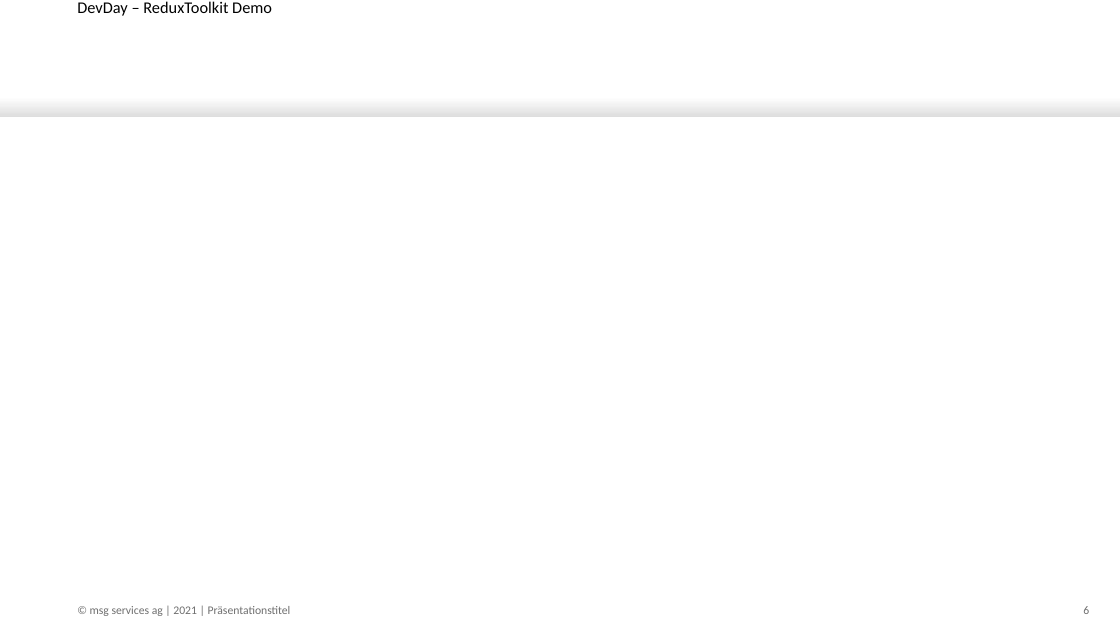
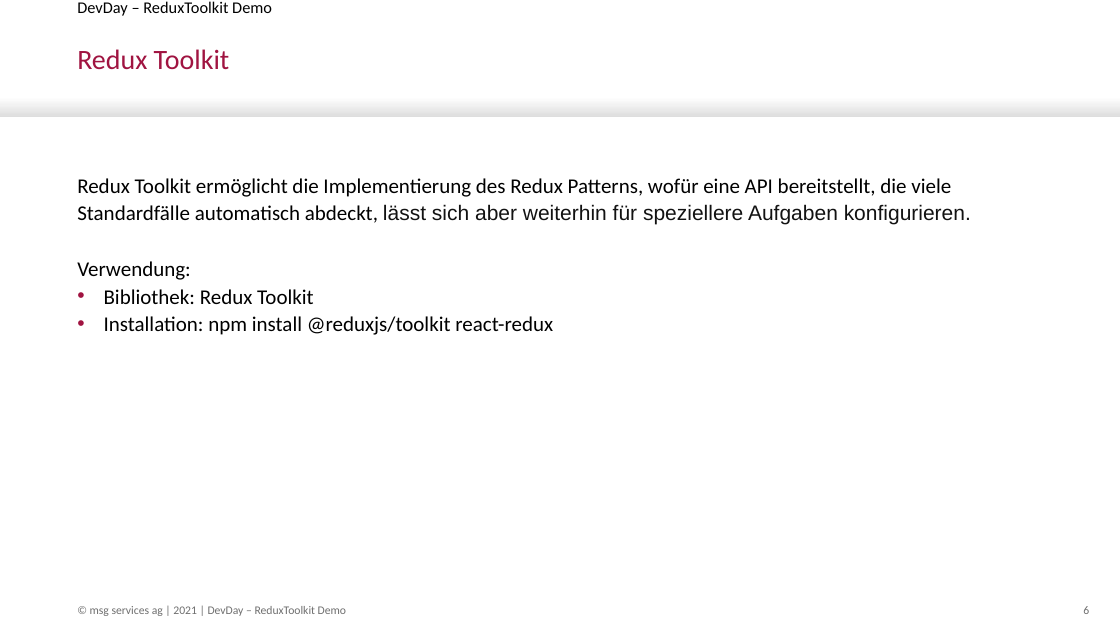
Before and after one commit to woschow/redux-toolkit-demo, a slide deck: slide 6 of ppt/ReduxToolkitDemo.pptx. Drawn at 1120x630 pixels with LibreOffice and Linux fonts; fonts in the diff are those of the drawing; background and template pictures are left out. Boxes give left, top, right and bottom in pixels: in the first picture for what was removed or moved away, otherwise in the second. Text is boxed around its words. In the diff, an @@ line names an element or a change of style, - is before the commit and + after.

```diff
--- a/ppt/ReduxToolkitDemo.pptx
+++ b/ppt/ReduxToolkitDemo.pptx
@@ title added at [77, 49, 230, 70], 24 pt, text #A01441 @@
+Redux Toolkit
@@ text added at [77, 178, 971, 335], 18 pt, text #000000 @@
+Redux Toolkit ermöglicht die Implementierung des Redux Patterns, wofür eine API bereitstellt, die viele Standardfälle automatisch abdeckt, lässt sich aber weiterhin für speziellere Aufgaben konfigurieren.
+Verwendung:
+• Bibliothek: Redux Toolkit
+• Installation: npm install @reduxjs/toolkit react-redux
@@ text at [90, 606, 346, 616]: text changed @@
-© msg services ag | 2021 | Präsentationstitel
+© msg services ag | 2021 | DevDay – ReduxToolkit Demo
```
Also in this commit, not shown: 1 other slide changed, 1 slide added.
